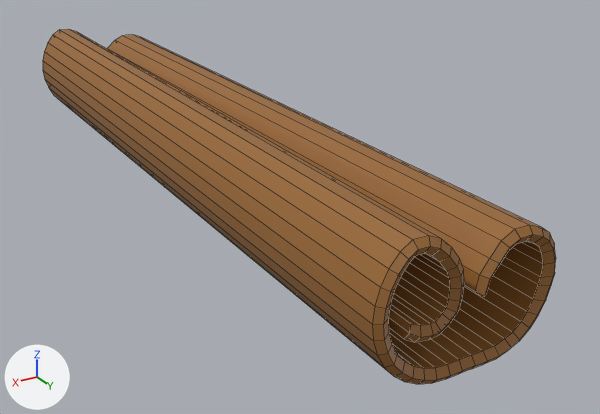
The Blender file Assets/models/cinamon stick.blend, before and after one commit.
Before and after are seen from a camera (50 mm lens) standing at (1.78, 5.45, 1.45) and looking at (-0.38, 1.84, -0.35). The axes (+X, +Y, +Z) are drawn at lower left. The lights are the same throughout. Mesh edges are drawn as thin lines.
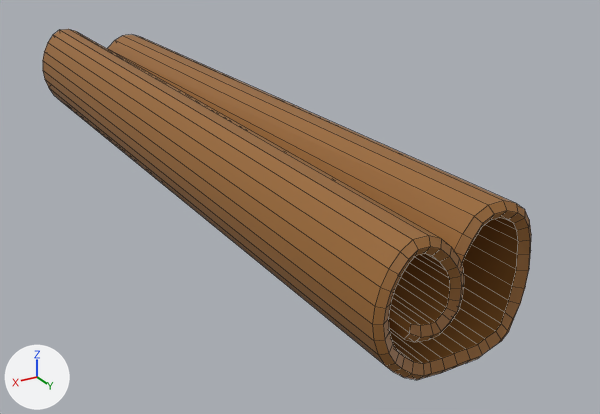
Commit message: updating cinamon stick

What differs and where, as boxes (x1, y1, x2, y2) in the pictures (600 x 414 px; the box of a moved part takes in the faces that stretch with it):
'Cylinder', reshaped
    before: (43, 29, 556, 384)
    after: (43, 29, 531, 380)
part 1 of me_cylinder, moved or reshaped
    before: (45, 35, 556, 384)
    after: (45, 35, 531, 380)

Diff of the bpy script that builds the scene:
```diff
--- a/Assets/models/cinamon stick.blend.py
+++ b/Assets/models/cinamon stick.blend.py
@@ me_cylinder @@
 # used by ob_cylinder; location = (0.0, 1.5, 0.0); rotation_euler = (1.571, 0.0, 0.0), in degrees (90, 0, 0); scale = (0.343, 0.343, 2.02)
-me_cylinder.from_pydata(...)  # 296 vertices, 286 faces, 4 loose edges; spans x -1.5..1.0, y -1.0..0.8, z -1.01..1.01
+me_cylinder.from_pydata(...)  # 296 vertices, 286 faces, 4 loose edges; spans x -1.48..1.0, y -1.0..0.87, z -1.01..1.01
+# me_cylinder part 1: 86 of 296 vertices moved; they spanned x -1.5..0.92, y -1.0..0.59, z -1.01..-1.0 and now span x -1.23..0.91, y -0.92..0.87, z -1.01..-0.98; mean shift (0.16, 0.17, 0.01); largest move (-1.33, 0.42, -1.0) -> (-1.07, 0.7, -0.98)
 me_cylinder.materials.append(mat_material_001)
```
